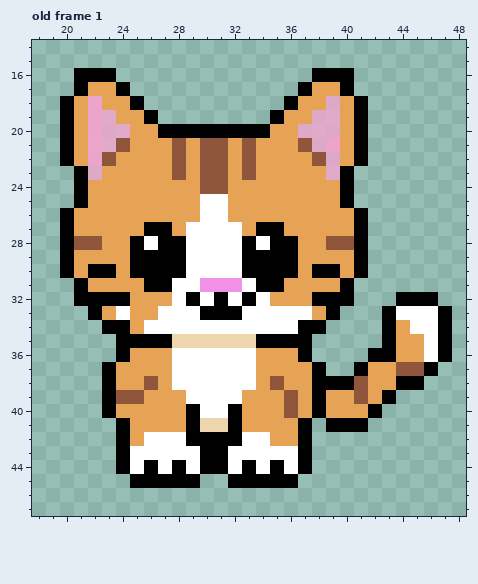
Edited in one commit: pixel-art file (assets/characters/cat/first_cat.aseprite). This is how it looked before the edit.
64x64 pixels, 1 frame. Colours within 5 levels of each other are drawn and written as one. Shown: old frame 1: x 18..48, y 14..47. The commit also changed other frames, which this record leaves out.
After:
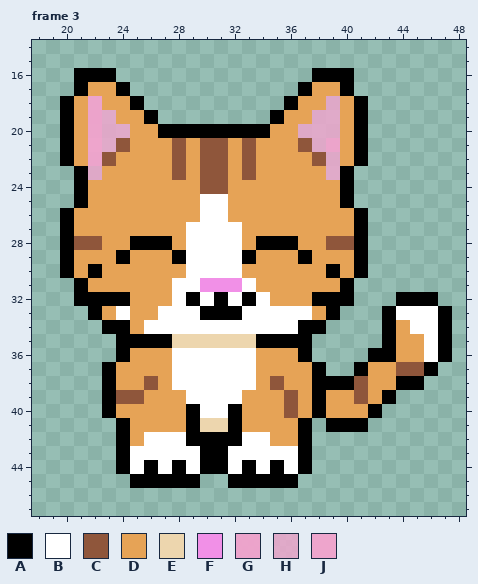
Palette (. is transparent): A #000000  B #ffffff  C #8f563b  D #e6a356  E #edd6ae  F #f190e7  G #eea3ccf9  H #eda6cdd8  J #eea5cc
A new or re-ordered frame is compared with the old frame closest to it.
Diff:
frames 1 -> 4
--- frame 3 is new; against old frame 1
@@ x 21..40 @@
 26 DDDDDDDDDBBDDDDDDDDD
-27 DDDDDAADBBBBDAADDDDD
-28 CCDDABAABBBBABAADDCC
-29 DDDDAAAABBBBAAAADDDD
-30 DAADAAAABBBBAAAADAAD
-31 ADDDDAABBFFFBAADDDDA
+27 DDDDDDDDBBBBDDDDDDDD
+28 CCDDAAADBBBBDAAADDCC
+29 DDDADDDABBBBADDDADDD
+30 DADDDDDDBBBBDDDDDDAD
+31 ADDDDDDBBFFFBDDDDDDA
 32 AAAADDDBABABABDDDAAA
Pixel boxes of the changes (left, top, right, bottom) in both pictures:
changed: (102, 222, 186, 292)
changed: (242, 222, 326, 292)
